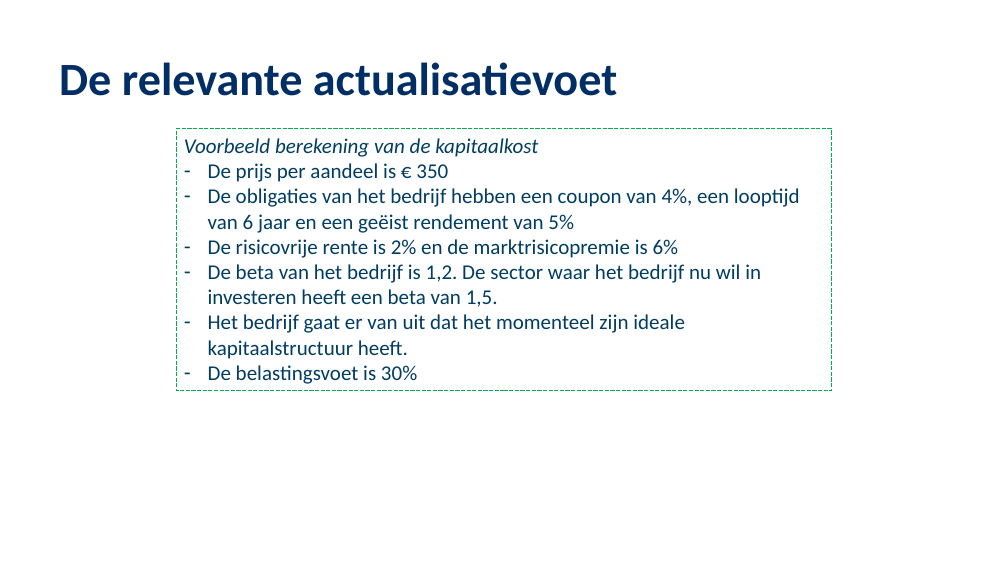
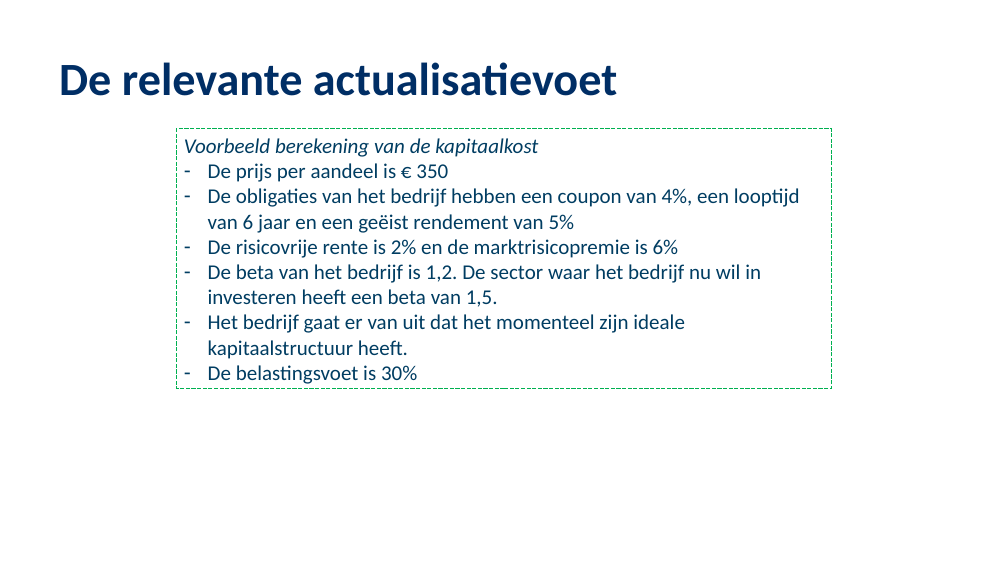
Before and after one commit to JasonLiu1229/University-Vault, a slide deck: slide 16 of School 2024-2025/FJ/Hoofdstuk 8 (2024 ).pptx. Drawn at 1008x567 pixels with LibreOffice and Linux fonts; fonts in the diff are those of the drawing; background and template pictures are left out. Boxes give left, top, right and bottom in pixels: in the first picture for what was removed or moved away, otherwise in the second. Text is boxed around its words. In the diff, an @@ line names an element or a change of style, - is before the commit and + after.

```diff
--- a/School 2024-2025/FJ/Hoofdstuk 8 (2024 ).pptx
+++ b/School 2024-2025/FJ/Hoofdstuk 8 (2024 ).pptx
@@ rectangle "Voorbeeld berekening van de kapitaalkost" at [177, 129, 832, 388]: outline #00B050 0.75 pt dashed to #00B050 0 pt dashed @@
```
Also in this commit, not shown: 12 other slides changed.
